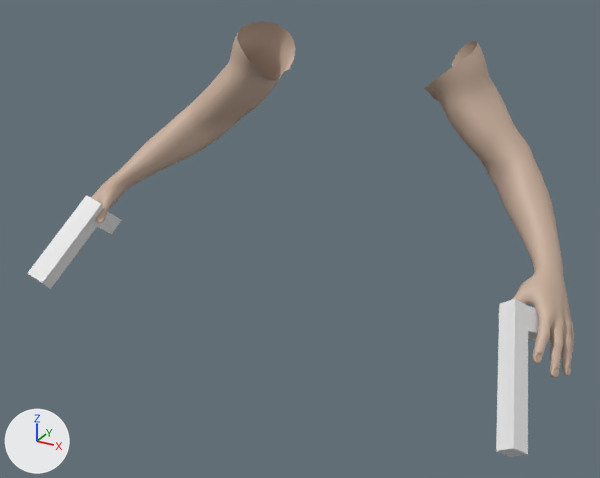
Renders of the FBX model Assets/Models/Player/fps-hands.fbx from each side of a commit.
The view is the same before and after, from a 50 mm camera at (1.19, -2.516, 0.832) aimed at (0.021, -0.39, -0.231). Lighting does not change. The marker at lower left points along +X, +Y and +Z. Where no turn or scale is listed for an object, it has been applied to the vertices.

In view in the first picture: 'HandsMesh', 'blaster', 'grapple'.
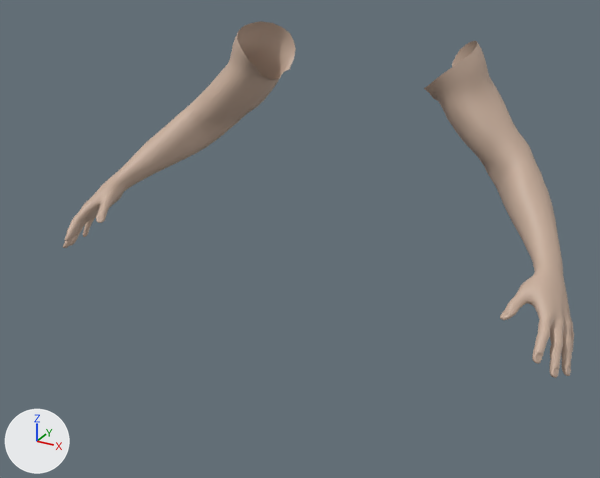
Changed parts and their boxes (x1, y1, x2, y2) in the pictures (600 x 478 px):
```json
{"object": "blaster", "change": "deleted", "before": [496, 299, 551, 457]}
{"object": "grapple", "change": "deleted", "before": [27, 195, 122, 289]}
```

Edits to the scene script, one JSON object a line:
```json
{"op": "remove", "block": "ob_grapple", "code": ["ob_grapple = bpy.data.objects.new('grapple', me_cube_001)", "ob_grapple.location = (-0.79, -0.584, -0.339)"]}
{"op": "remove", "block": "ob_blaster", "code": ["ob_blaster = bpy.data.objects.new('blaster', me_cube)", "ob_blaster.location = (0.791, -0.541, -0.34)"]}
```
